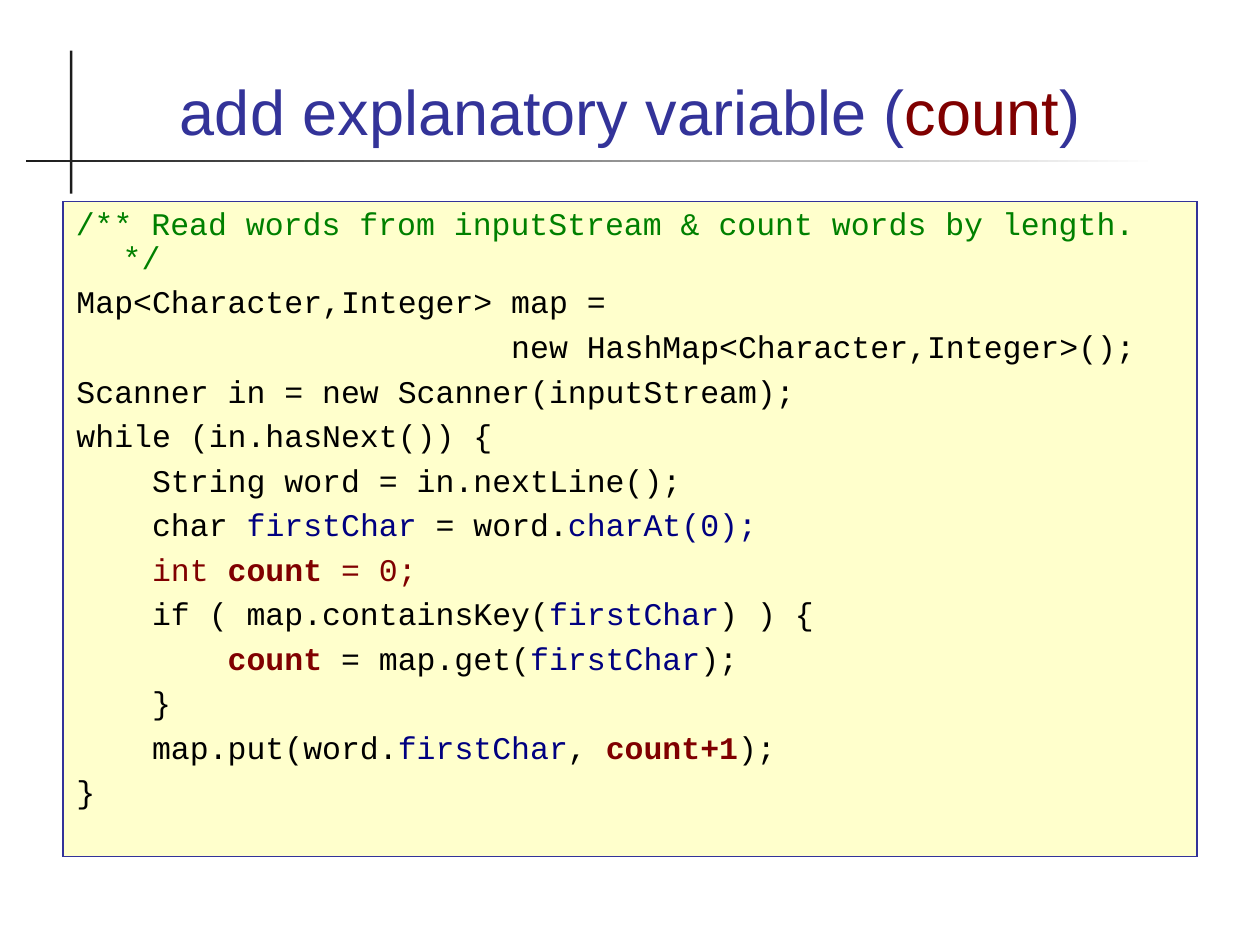
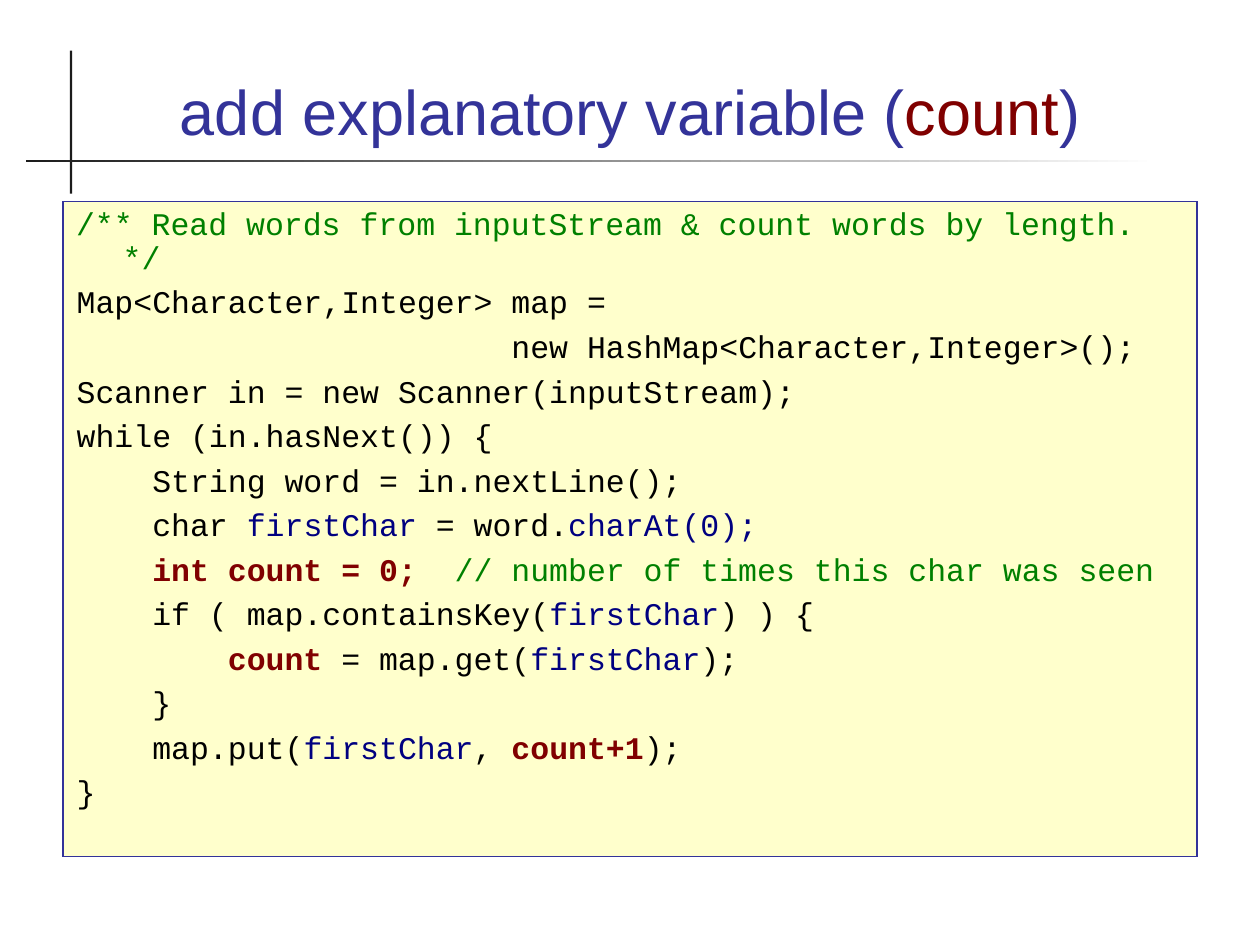
Before and after one commit to skeoop/skeoop.github.io, a slide deck: slide 11 of week5/Coding-Guidelines.ppt. Drawn at 1260x945 pixels with LibreOffice and Linux fonts; fonts in the diff are those of the drawing. Boxes give left, top, right and bottom in pixels: in the first picture for what was removed or moved away, otherwise in the second. Text is boxed around its words. In the diff, an @@ line names an element or a change of style, - is before the commit and + after.

```diff
--- a/week5/Coding-Guidelines.ppt
+++ b/week5/Coding-Guidelines.ppt
@@ text at [152, 558, 1155, 587]: text changed; text colour #800000 to #008000 @@
-int count = 0;
+int count = 0; // number of times this char was seen
@@ text at [152, 736, 681, 766]: text changed @@
-map.put(word.firstChar, count+1);
+map.put(firstChar, count+1);
```
Also in this commit, not shown: 9 other slides changed, 16 other files.
